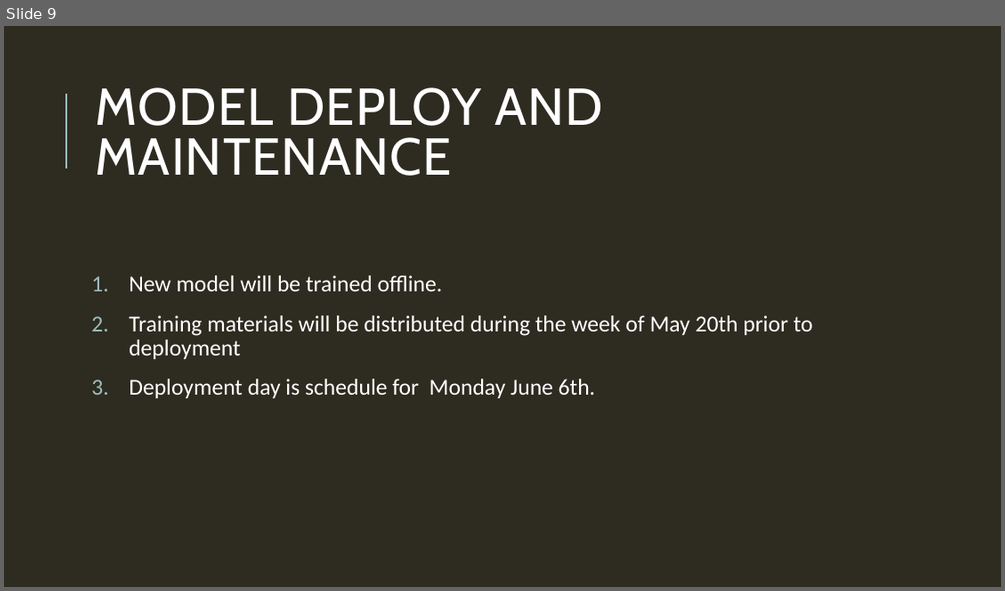
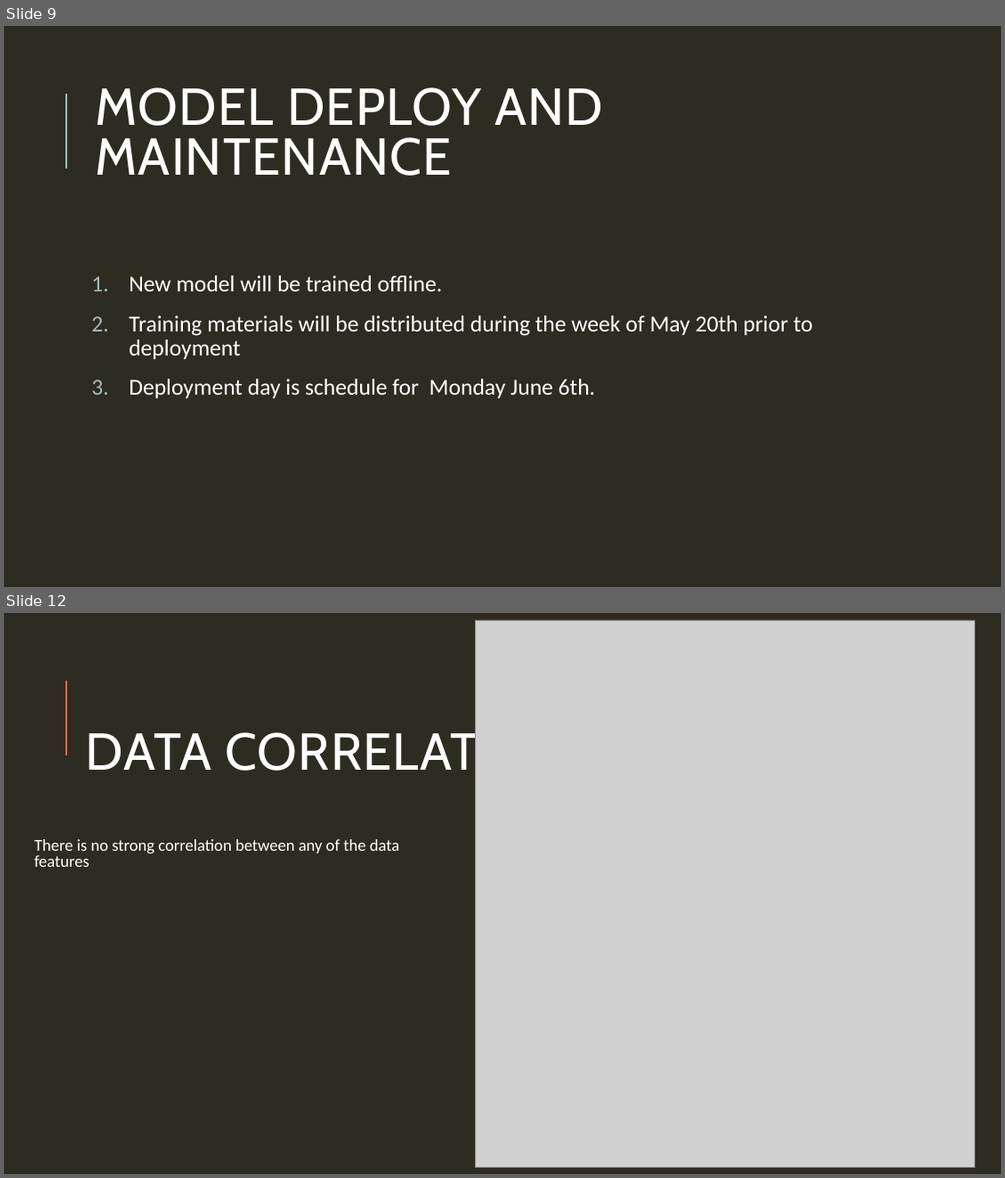
Before and after one commit to memcconnell01/Purdue-Certification, a slide deck: C2T1 Credit One McConnel.pptx. Shown one above the other, each under a label of ours: slide 9 before the commit, slides 9 and 12 after it; the slides between them are not shown. The pictures are 1005x591 and 1005x1178 pixels, drawn with LibreOffice and Linux fonts; fonts in the diff are those of the drawing; grey boxes stand for pictures. Boxes give left, top, right and bottom in pixels: in the first picture for what was removed or moved away, otherwise in the second. Text is boxed around its words. In the diff, an @@ line names an element or a change of style, - is before the commit and + after.

```diff
--- a/C2T1 Credit One McConnel.pptx
+++ b/C2T1 Credit One McConnel.pptx
@@ slide 12 added at box(4, 613, 1001, 1174), background #2E2B21 @@
@@ picture added at box(475, 620, 975, 1167) @@
@@ line added from (66, 755) to (66, 681), #9CBEBD 1.5 pt @@
@@ line added from (66, 755) to (66, 681), #F46440 1.5 pt @@
@@ title added at box(85, 726, 571, 781), 50 pt, text #FFFFFF @@
+DATA CORRELATION
@@ text added at box(34, 839, 399, 867), 16 pt, text #FFFFFF @@
+There is no strong correlation between any of the data features
```
Also in this commit, not shown: 1 slide changed, 2 other slides added.
